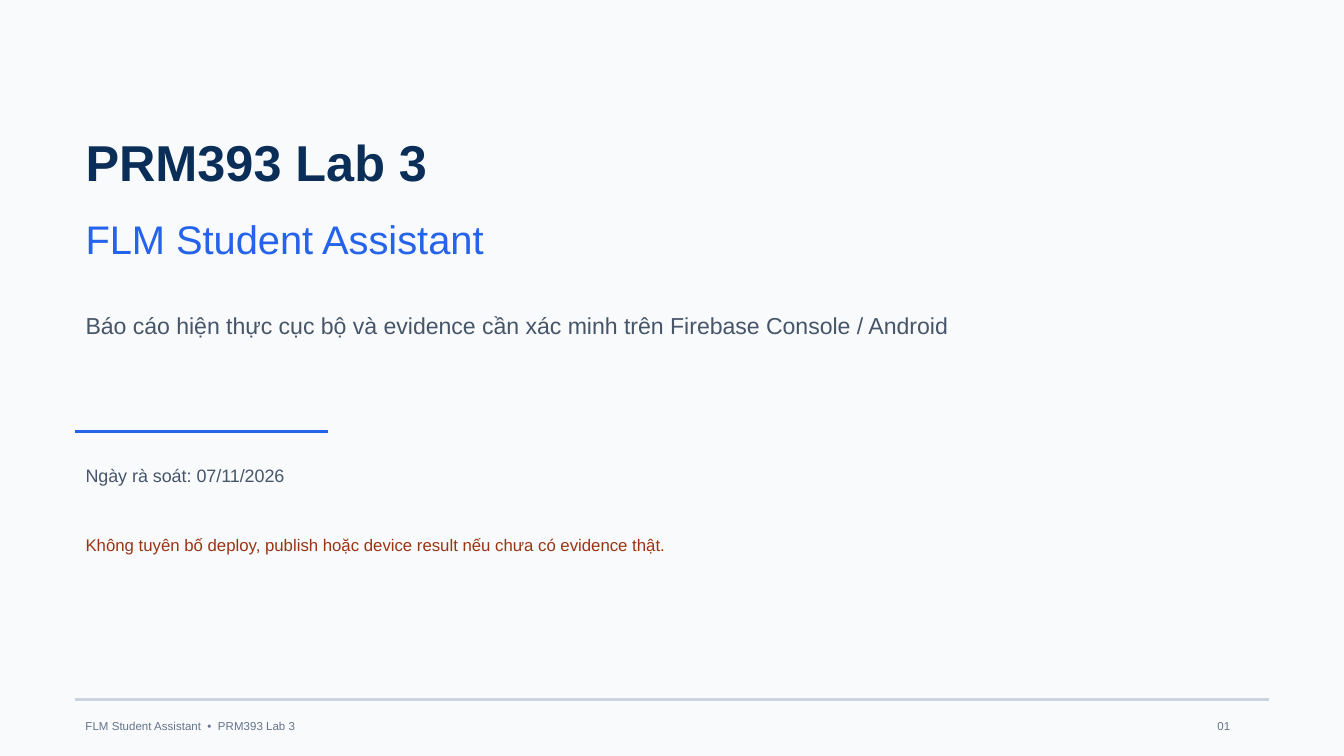
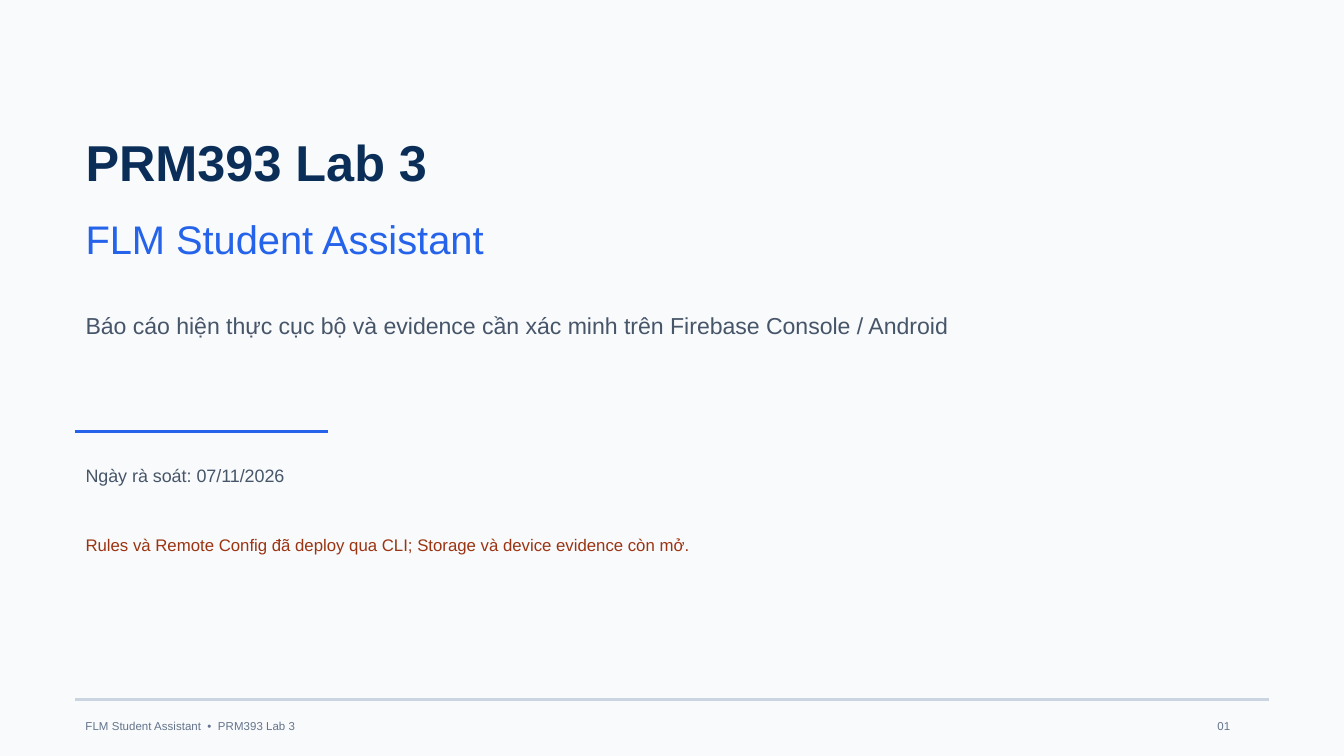
Before and after one commit to gnouv-fpt/ChatAIProject, a slide deck: slide 1 of output/slides/PRM393_Lab3_Evidence_Deck_2026-11-07.pptx. Drawn at 1344x756 pixels with LibreOffice and Linux fonts; fonts in the diff are those of the drawing. Boxes give left, top, right and bottom in pixels: in the first picture for what was removed or moved away, otherwise in the second. Text is boxed around its words. In the diff, an @@ line names an element or a change of style, - is before the commit and + after.

Commit message:
docs(lab3): record Firebase deploy results

```diff
--- a/output/slides/PRM393_Lab3_Evidence_Deck_2026-11-07.pptx
+++ b/output/slides/PRM393_Lab3_Evidence_Deck_2026-11-07.pptx
@@ text at [86, 538, 690, 555]: text changed @@
-Không tuyên bố deploy, publish hoặc device result nếu chưa có evidence thật.
+Rules và Remote Config đã deploy qua CLI; Storage và device evidence còn mở.
```
Also in this commit, not shown: 1 other slide changed, 6 other files.
